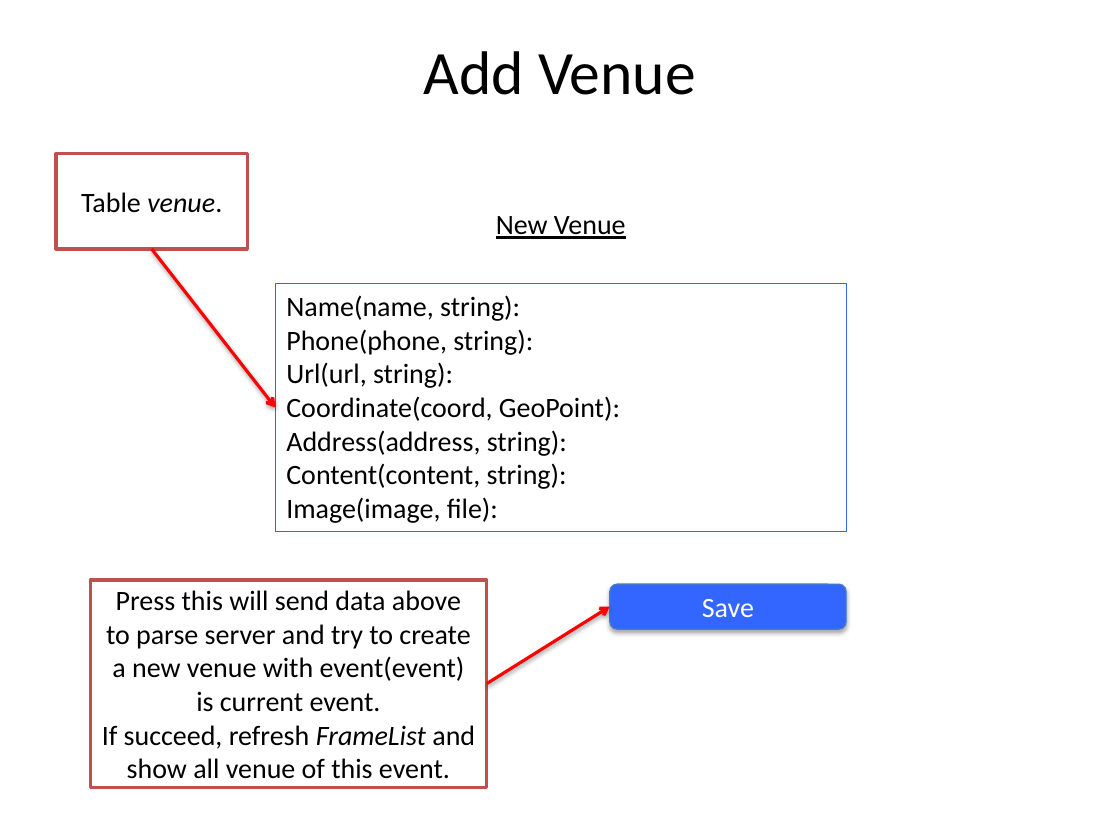
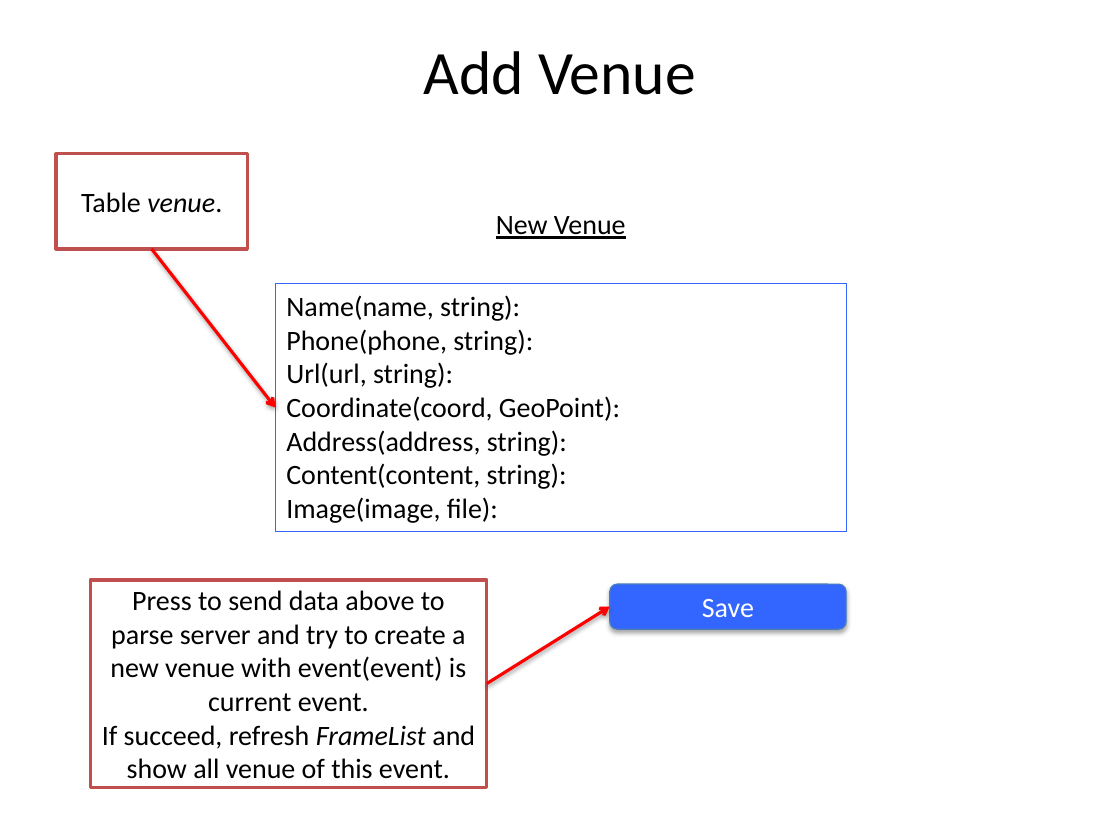
Before and after one commit to jan0054/colloquium.me-dev, a slide deck: slide 7 of web_source/cmmathweb 2.pptx. Drawn at 1120x840 pixels with LibreOffice and Linux fonts; fonts in the diff are those of the drawing. Boxes give left, top, right and bottom in pixels: in the first picture for what was removed or moved away, otherwise in the second. Text is boxed around its words. In the diff, an @@ line names an element or a change of style, - is before the commit and + after.

```diff
--- a/web_source/cmmathweb 2.pptx
+++ b/web_source/cmmathweb 2.pptx
@@ text in rectangle at <box>110,590,466,712</box>: text changed @@
-Press this will send data above to parse server and try to create a new venue with event(event) is current event.
+Press to send data above to parse server and try to create a new venue with event(event) is current event.
```
Also in this commit, not shown: 9 other slides changed.
